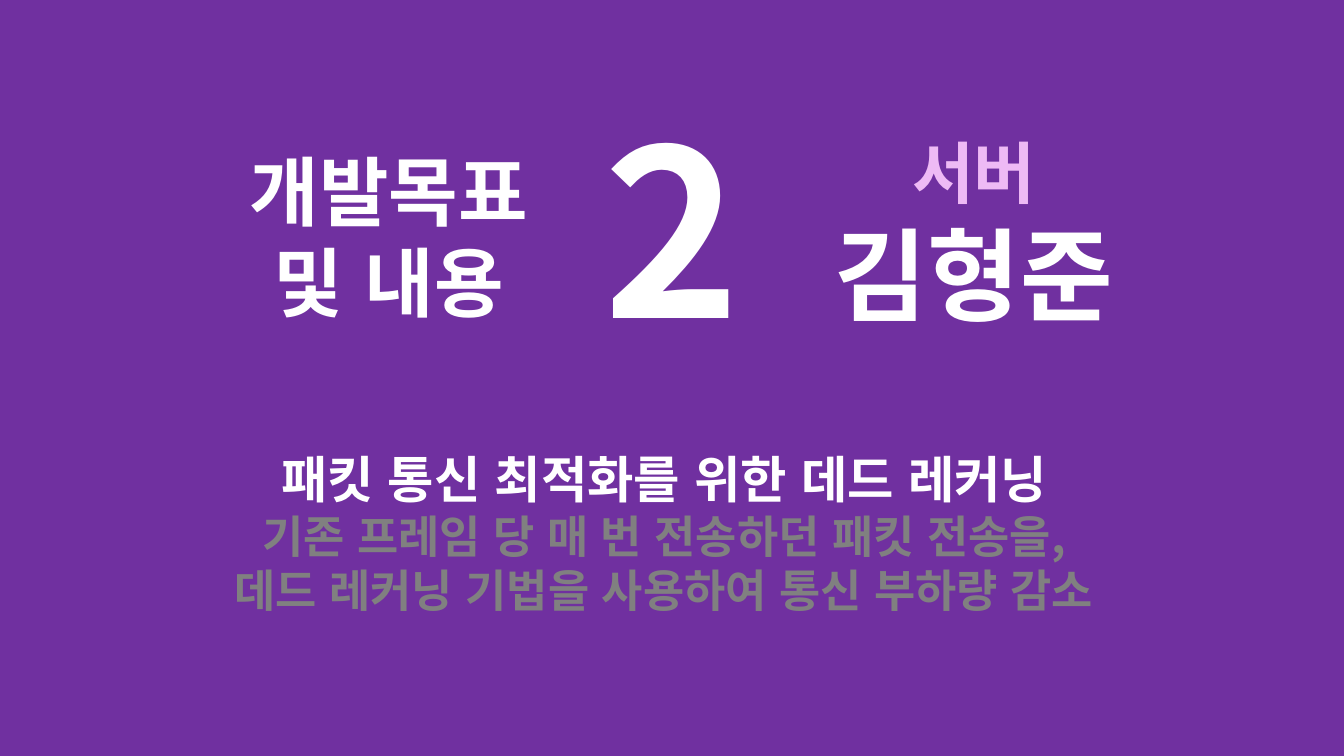
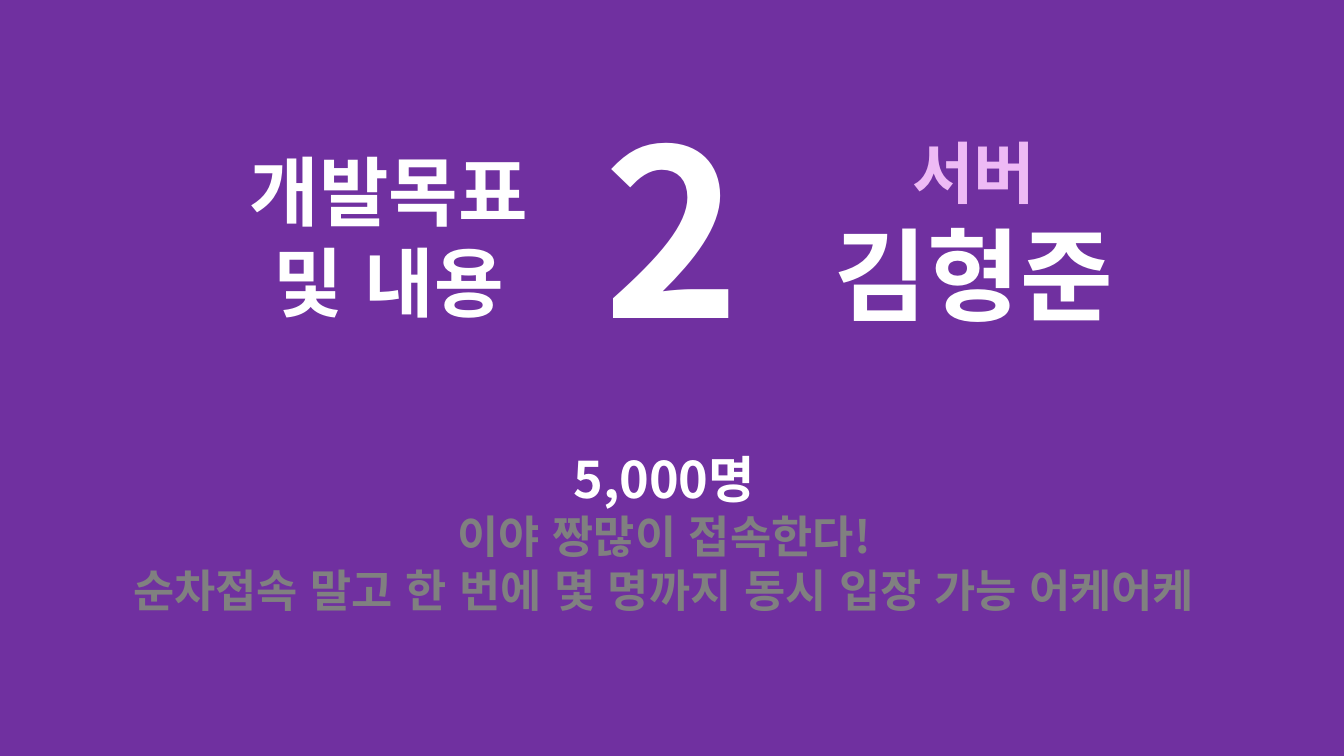
Before and after one commit to korleinster/gamebusdriver, a slide deck: slide 18 of documents/노루막이_김형준_신창섭_홍승필_허지훈.pptx (slide 17 before the commit). Drawn at 1344x756 pixels with LibreOffice and Linux fonts; fonts in the diff are those of the drawing; background and template pictures are left out. Boxes give left, top, right and bottom in pixels: in the first picture for what was removed or moved away, otherwise in the second. Text is boxed around its words. In the diff, an @@ line names an element or a change of style, - is before the commit and + after.

```diff
--- a/documents/노루막이_김형준_신창섭_홍승필_허지훈.pptx
+++ b/documents/노루막이_김형준_신창섭_홍승필_허지훈.pptx
@@ text at [133,456,1194,611]: text changed @@
-패킷 통신 최적화를 위한 데드 레커닝
-기존 프레임 당 매 번 전송하던 패킷 전송을,
-데드 레커닝 기법을 사용하여 통신 부하량 감소
+5,000명
+이야 짱많이 접속한다!
+순차접속 말고 한 번에 몇 명까지 동시 입장 가능 어케어케
```
Also in this commit, not shown: 7 other slides changed, 4 slides added, 3 slides removed.
